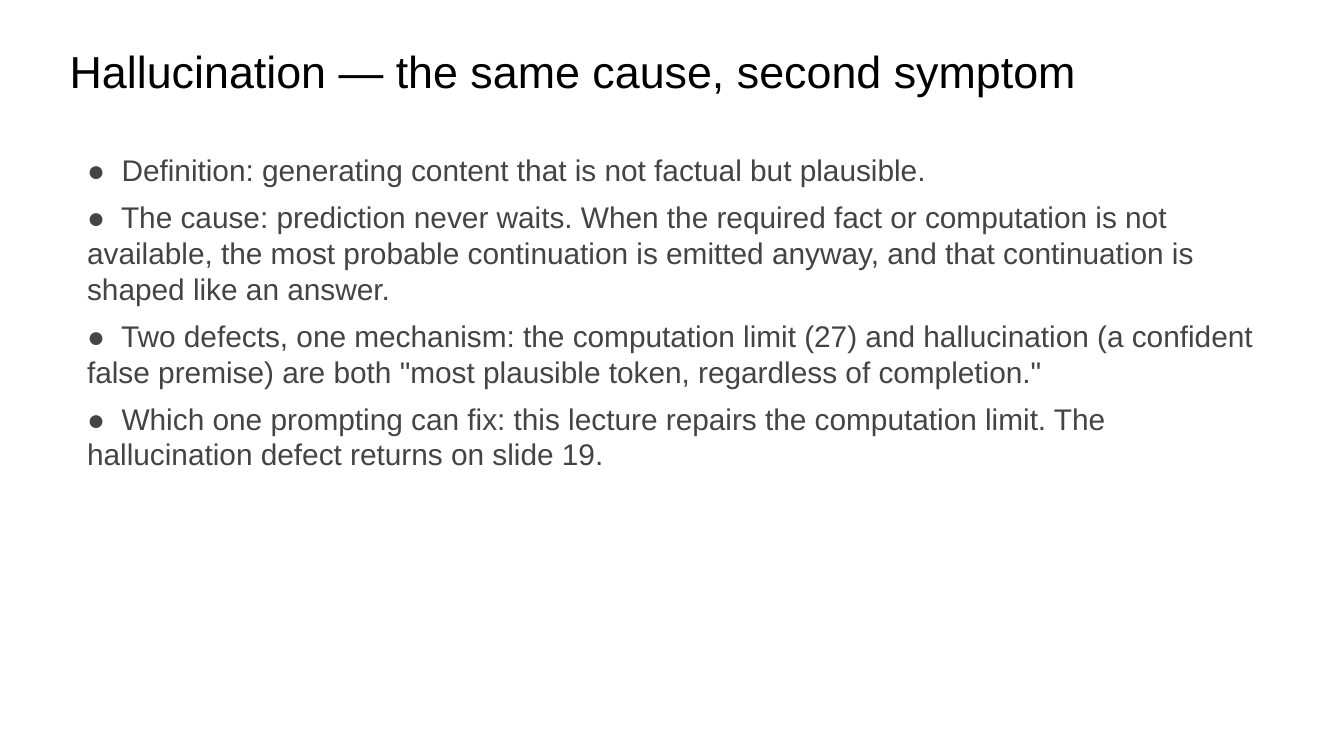
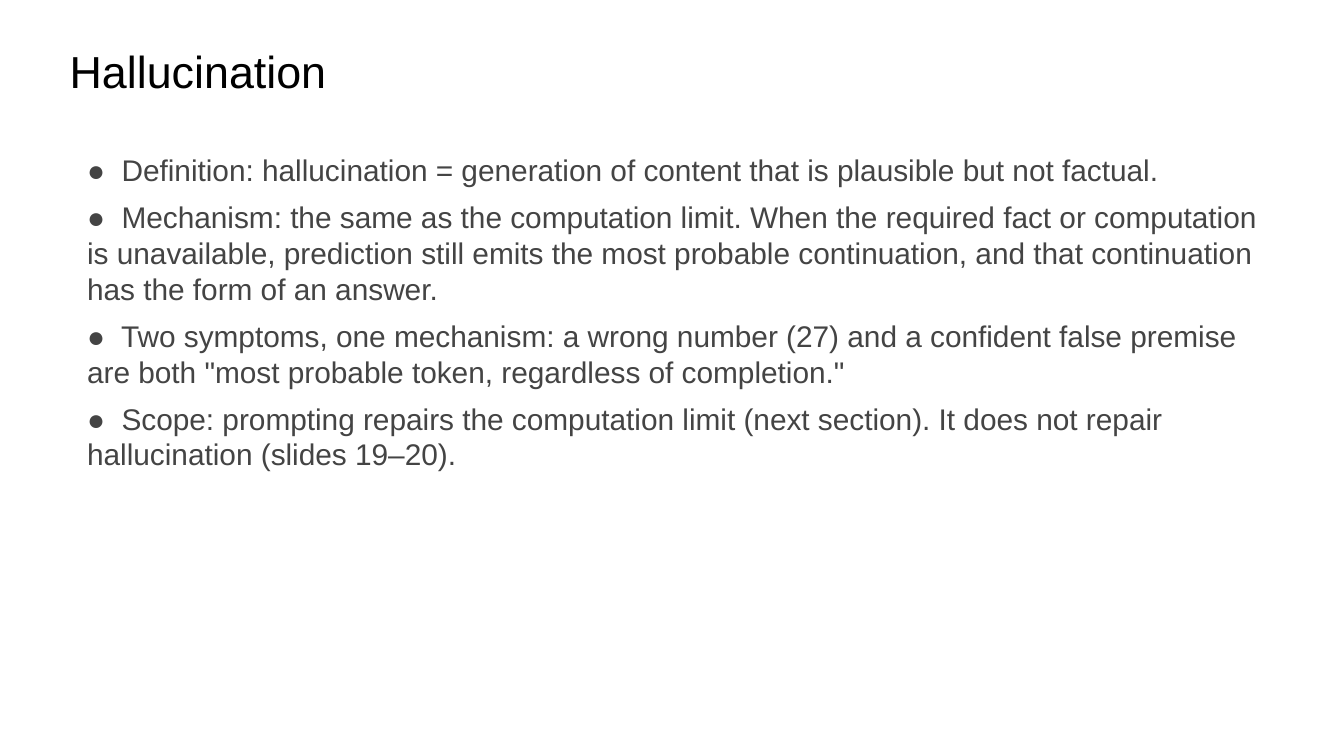
Before and after one commit to ralbu85/stml_2026, a slide deck: slide 12 of lectures/week02/slides-draft-w2.pptx. Drawn at 1344x756 pixels with LibreOffice and Linux fonts; fonts in the diff are those of the drawing. Boxes give left, top, right and bottom in pixels: in the first picture for what was removed or moved away, otherwise in the second. Text is boxed around its words. In the diff, an @@ line names an element or a change of style, - is before the commit and + after.

```diff
--- a/lectures/week02/slides-draft-w2.pptx
+++ b/lectures/week02/slides-draft-w2.pptx
@@ text at (70, 55, 326, 89): text changed @@
-Hallucination — the same cause, second symptom
+Hallucination
@@ text at (87, 159, 1256, 471): text changed @@
-● Definition: generating content that is not factual but plausible.
-● The cause: prediction never waits. When the required fact or computation is not available, the most probable continuation is emitted anyway, and that continuation is shaped like an answer.
-● Two defects, one mechanism: the computation limit (27) and hallucination (a confident false premise) are both "most plausible token, regardless of completion."
-● Which one prompting can fix: this lecture repairs the computation limit. The hallucination defect returns on slide 19.
+● Definition: hallucination = generation of content that is plausible but not factual.
+● Mechanism: the same as the computation limit. When the required fact or computation is unavailable, prediction still emits the most probable continuation, and that continuation has the form of an answer.
+● Two symptoms, one mechanism: a wrong number (27) and a confident false premise are both "most probable token, regardless of completion."
+● Scope: prompting repairs the computation limit (next section). It does not repair hallucination (slides 19–20).
```
Also in this commit, not shown: 23 other slides changed, 2 slides added, 2 slides removed, 1 other file.
